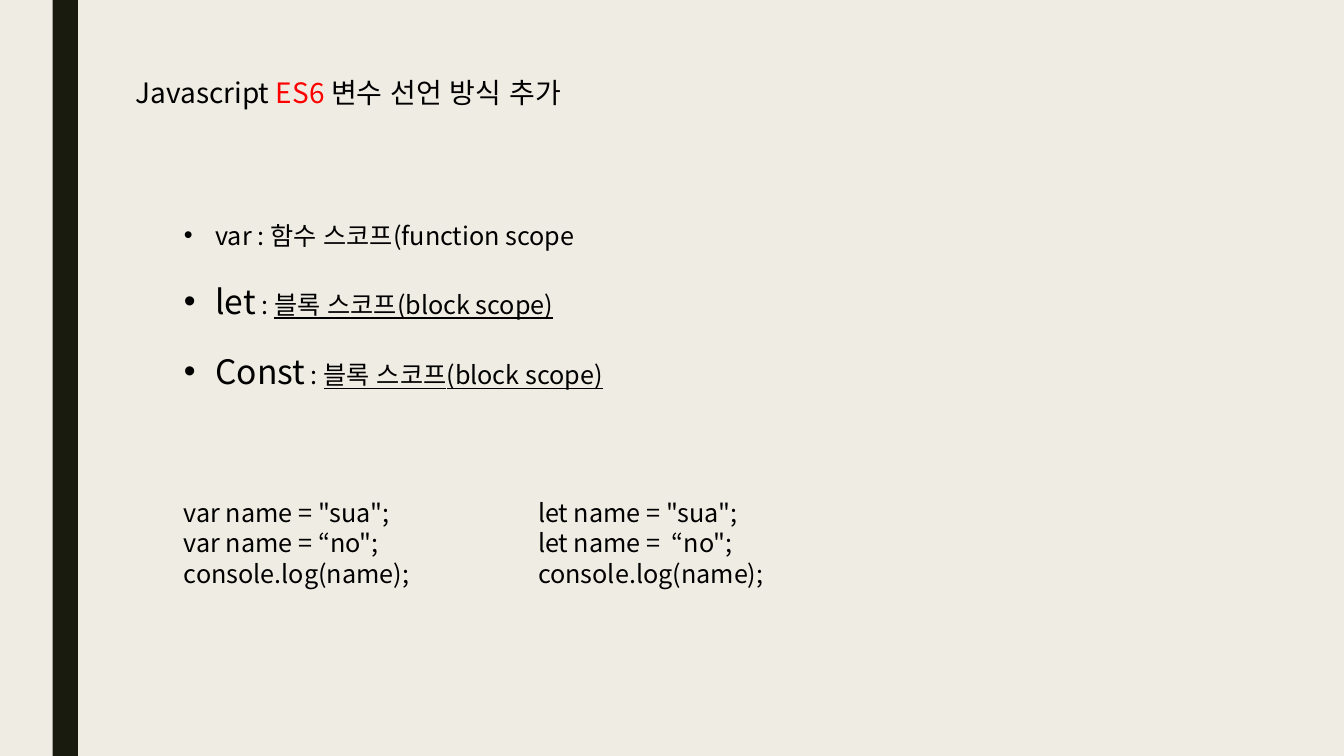
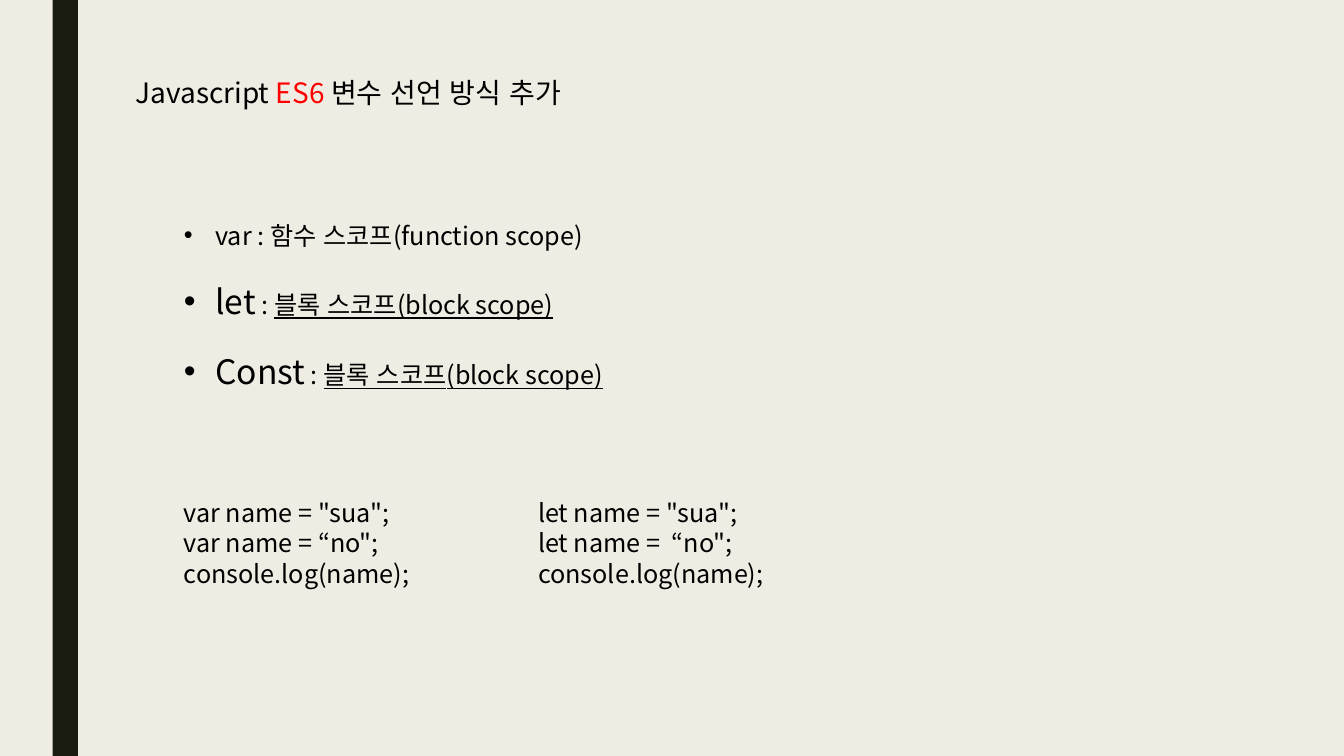
Before and after one commit to sua-no/study, a slide deck: slide 2 of study_0216/study_0216.pptx. Drawn at 1344x756 pixels with LibreOffice and Linux fonts; fonts in the diff are those of the drawing. Boxes give left, top, right and bottom in pixels: in the first picture for what was removed or moved away, otherwise in the second. Text is boxed around its words. In the diff, an @@ line names an element or a change of style, - is before the commit and + after.

```diff
--- a/study_0216/study_0216.pptx
+++ b/study_0216/study_0216.pptx
@@ text at [215,224,583,251]: text changed @@
-• var : 함수 스코프(function scope
+• var : 함수 스코프(function scope)
```
Also in this commit, not shown: 2 other slides changed, 6 other files.
